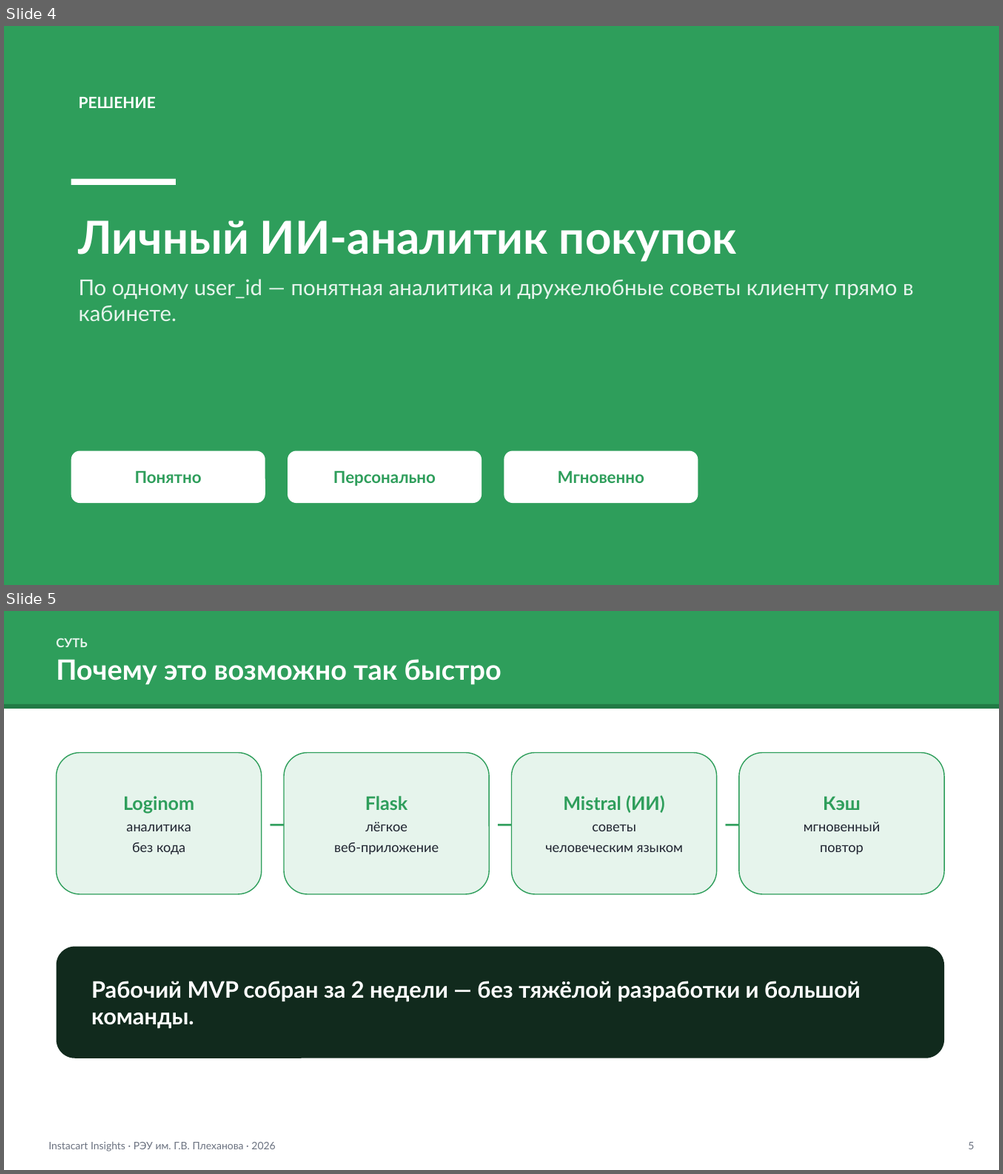
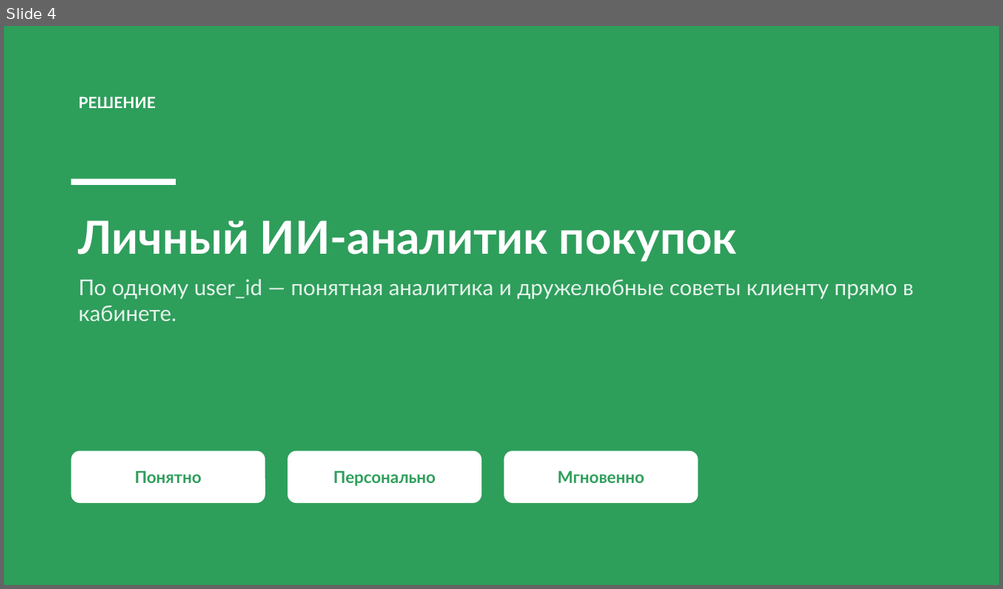
Before and after one commit to Wooden-Valley/blue_boys, a slide deck: Презентация_к_защите.pptx. Shown one above the other, each under a label of ours: slides 4 and 5 before the commit, slide 4 after it. The pictures are 1003x1174 and 1003x589 pixels, drawn with LibreOffice and Linux fonts; fonts in the diff are those of the drawing. Boxes give left, top, right and bottom in pixels: in the first picture for what was removed or moved away, otherwise in the second. Text is boxed around its words. In the diff, an @@ line names an element or a change of style, - is before the commit and + after.

```diff
--- a/Презентация_к_защите.pptx
+++ b/Презентация_к_защите.pptx
@@ slide 5 removed at (4,611,999,1170), background #FFFFFF @@
@@ rectangle removed at (4,611,999,704) @@
@@ text removed at (56,638,501,685) @@
-СУТЬ
-Почему это возможно так быстро
@@ rectangle removed at (4,704,999,709) @@
@@ rounded rectangle removed at (57,753,262,894) @@
-Loginom
-аналитика
-без кода
@@ text removed at (262,753,284,894) @@
-→
@@ rounded rectangle removed at (284,753,489,894) @@
-Flask
-лёгкое
-веб-приложение
@@ text removed at (489,753,512,894) @@
-→
@@ rounded rectangle removed at (512,753,717,894) @@
-Mistral (ИИ)
-советы
-человеческим языком
@@ text removed at (717,753,739,894) @@
-→
@@ rounded rectangle removed at (739,753,944,894) @@
-Кэш
-мгновенный
-повтор
@@ rounded rectangle removed at (57,947,944,1059) @@
-Рабочий MVP собран за 2 недели — без тяжёлой разработки и большой команды.
@@ text removed at (48,1142,275,1152) @@
-Instacart Insights · РЭУ им. Г.В. Плеханова · 2026
@@ text removed at (967,1142,973,1150) @@
-5
```
Also in this commit, not shown: 4 slides changed.
